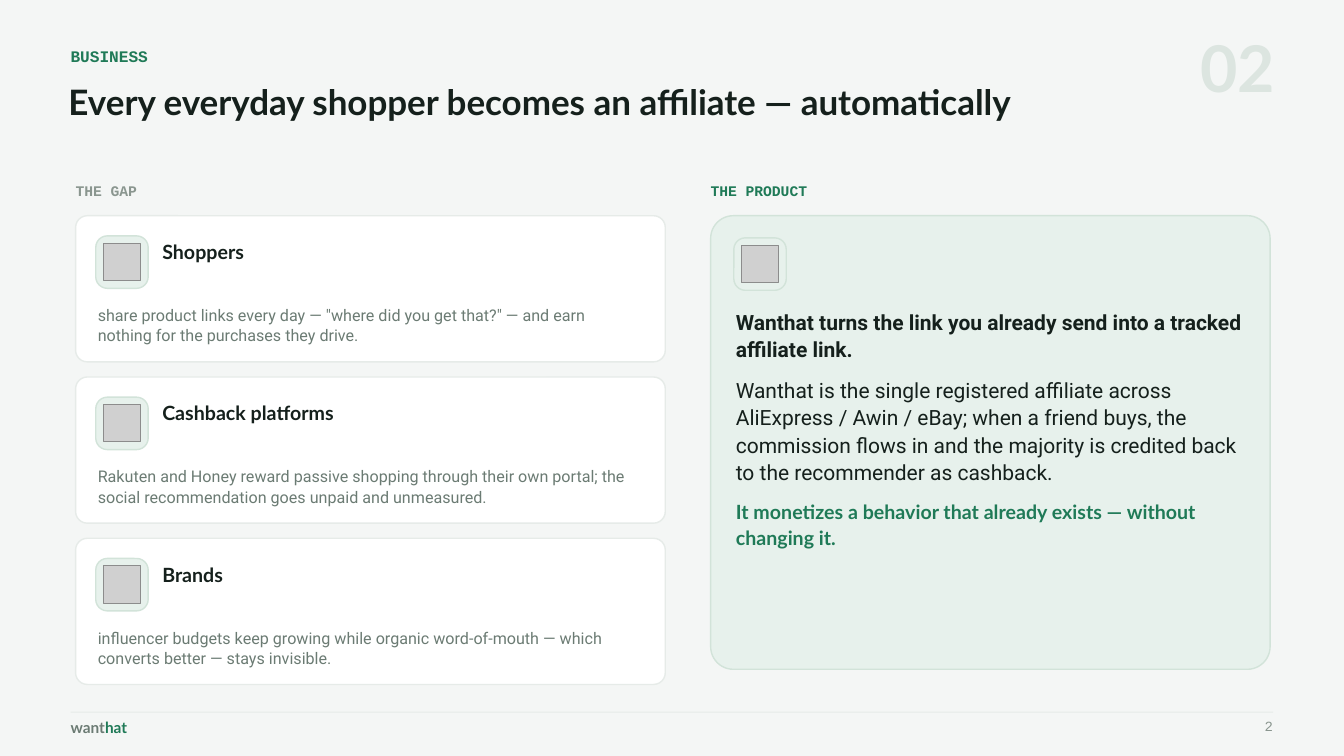
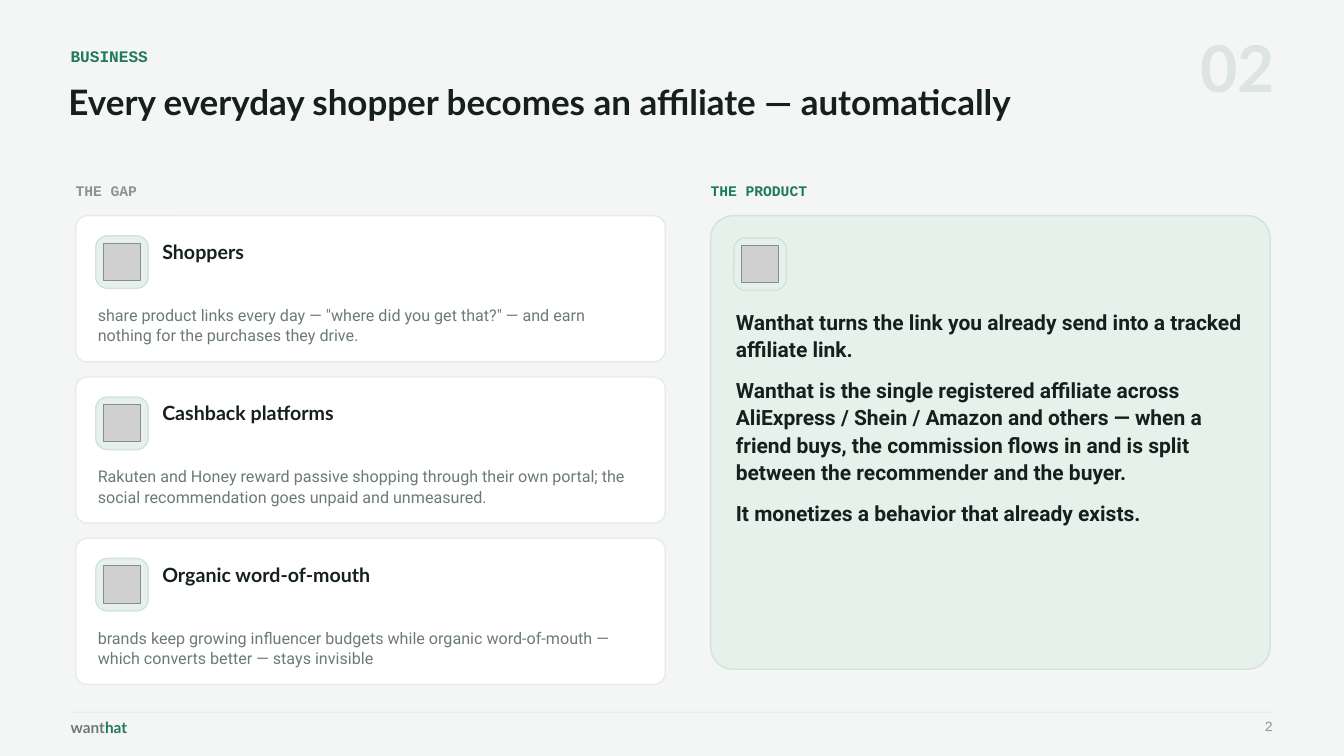
Before and after one commit to wanthat-app/monorepo, a slide deck: slide 2 of slides/wanthat-presentation.pptx. Drawn at 1344x756 pixels with LibreOffice and Linux fonts; fonts in the diff are those of the drawing; grey boxes stand for pictures. Boxes give left, top, right and bottom in pixels: in the first picture for what was removed or moved away, otherwise in the second. Text is boxed around its words. In the diff, an @@ line names an element or a change of style, - is before the commit and + after.

```diff
--- a/slides/wanthat-presentation.pptx
+++ b/slides/wanthat-presentation.pptx
@@ text at [736, 382, 1202, 526]: text changed; bold on @@
-Wanthat is the single registered affiliate across AliExpress / Awin / eBay; when a friend buys, the commission flows in and the majority is credited back to the recommender as cashback.
-It monetizes a behavior that already exists — without changing it.
+Wanthat is the single registered affiliate across AliExpress / Shein / Amazon and others — when a friend buys, the commission flows in and is split between the recommender and the buyer.
+It monetizes a behavior that already exists.
@@ text at [162, 567, 370, 586]: text changed @@
-Brands
+Organic word-of-mouth
@@ text at [98, 632, 593, 668]: text changed @@
-influencer budgets keep growing while organic word-of-mouth — which converts better — stays invisible.
+brands keep growing influencer budgets while organic word-of-mouth — which converts better — stays invisible
```
Also in this commit, not shown: 6 other slides changed, 8 slides added, 3 other files.
